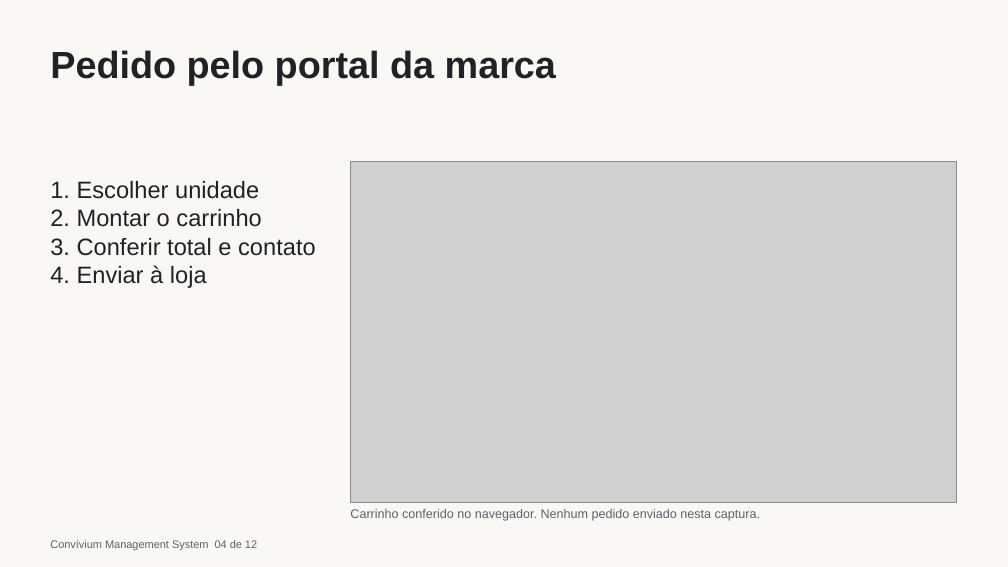
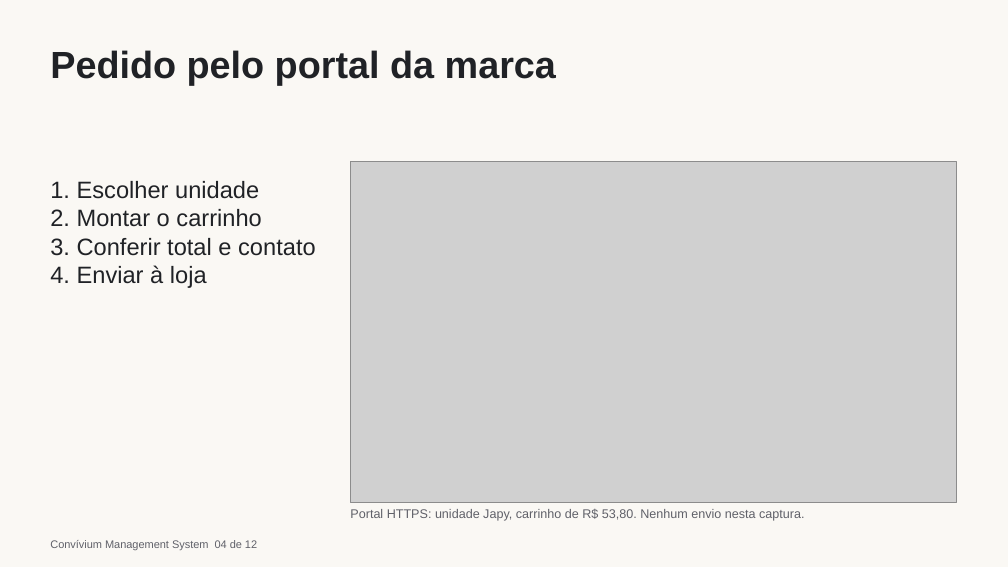
Before and after one commit to terpsandlups/BRASA_BURGER_CRUD_ERP, a slide deck: slide 4 of Slides/Entrega-2/Convivium-Entrega-2.pptx. Drawn at 1008x567 pixels with LibreOffice and Linux fonts; fonts in the diff are those of the drawing; grey boxes stand for pictures. Boxes give left, top, right and bottom in pixels: in the first picture for what was removed or moved away, otherwise in the second. Text is boxed around its words. In the diff, an @@ line names an element or a change of style, - is before the commit and + after.

Commit message:
Fecha revisao da Entrega 2 com portal publico e material da aula

```diff
--- a/Slides/Entrega-2/Convivium-Entrega-2.pptx
+++ b/Slides/Entrega-2/Convivium-Entrega-2.pptx
@@ text at box(350, 509, 804, 521): text changed @@
-Carrinho conferido no navegador. Nenhum pedido enviado nesta captura.
+Portal HTTPS: unidade Japy, carrinho de R$ 53,80. Nenhum envio nesta captura.
```
Also in this commit, not shown: 4 other slides changed, 39 other files.
